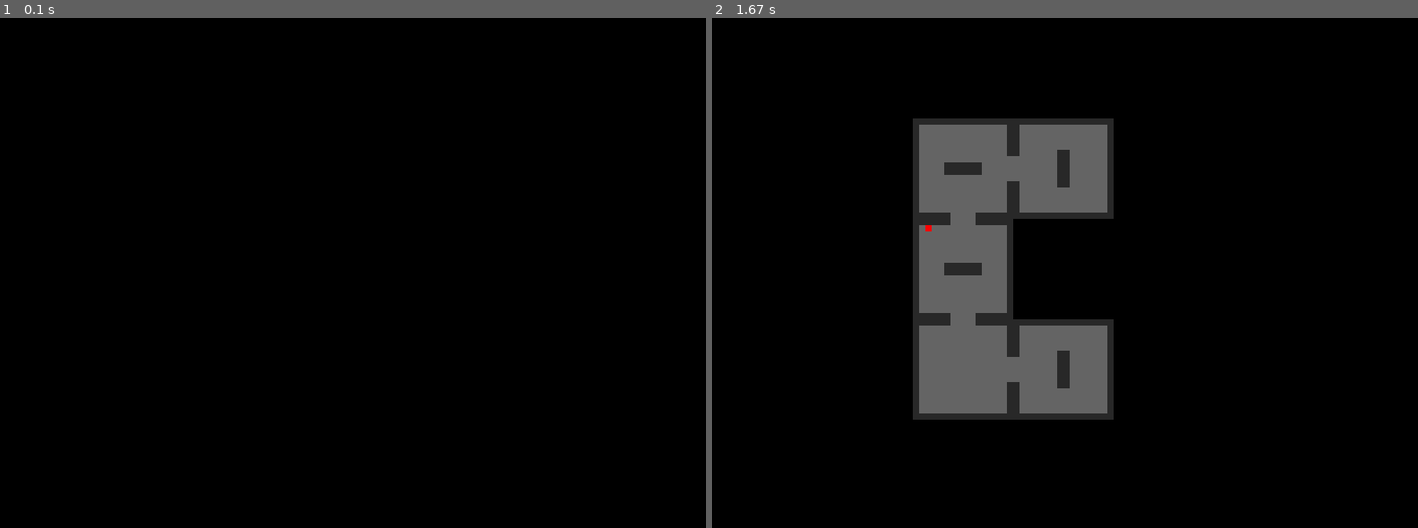
Above: before the commit, frames 1-2 (left to right).
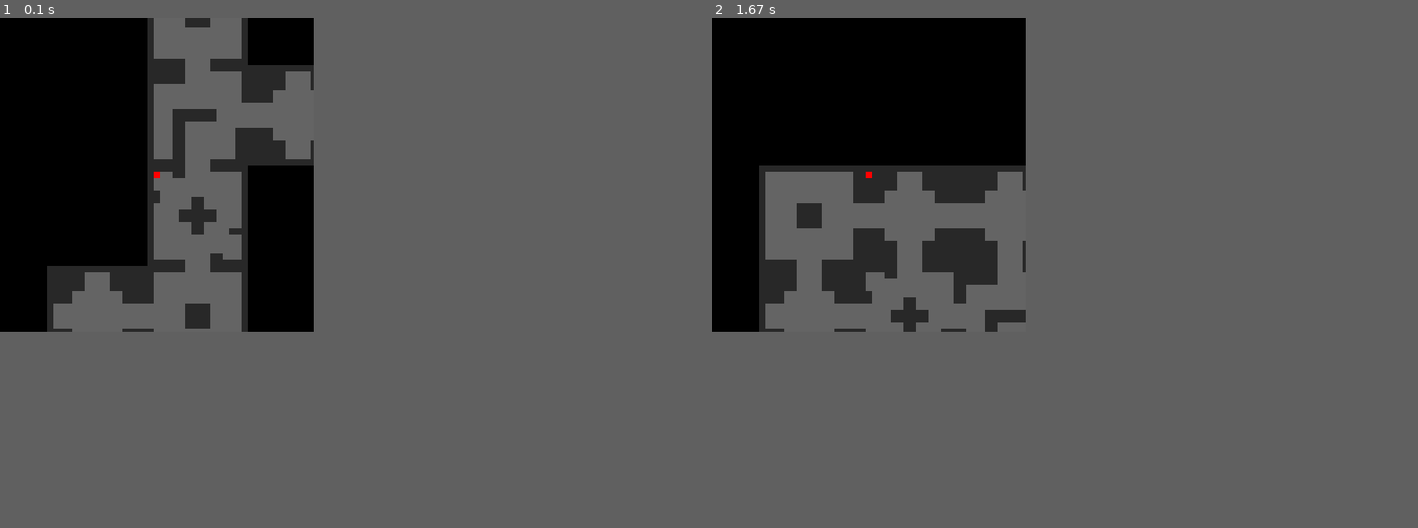
Above: after the commit, the same moments.

Repository: VictorHachard/pygame-roguelike
Game: pygame game, started from src/main.py
Two runs of this game, one before a commit and one after it. Both use one fixed random seed, a clock stepped at 60 frames per second and the inputs below.
Inputs:
- Up to frame 1 (0.1 s): no input
- Up to frame 2 (1.67 s): hold F1 0.33-0.8 s; hold Right 0.33-0.8 s
The window is 900x650 before the commit and 400x400 after it. Grey fills any space a smaller window leaves; there, only what the larger window draws over its background counts as a difference.

The runs differ from the first frame. In frame 1, 12% of the frame differs, in the area x 6-45%, y 0-62%; in frame 2, 19%, in the area x 6-57%, y 19-79%.

Commit message:
Add the camera

Diff:
--- a/src/main.py
+++ b/src/main.py
@@ -5,6 +5,7 @@
 from pygame import locals as const
 from game import Game
 from dungeon import Dungeon
+from tilemap import *
 from sprites import *
 
 class Main(object):
@@ -45,8 +46,10 @@
         self.sprites = pygame.sprite.Group()
         self.walls = pygame.sprite.Group()
         self.floors = pygame.sprite.Group()
-        self.d = None
-        self.player = None
+        self.camera = Camera(16 * 16 * 5, 16 * 16 * 5)
+        self.d = Dungeon(self)
+        self.d.new(5)
+        self.player = self.d.player()
 
     def run(self):
         # game loop - set self.playing = False to end the game
@@ -64,6 +67,7 @@
 
     def update(self):
         self.sprites.update()
+        self.camera.update(self.player)
 
     def draw_grid(self):
         for x in range(0, WIDTH, TILESIZE):
@@ -74,9 +78,8 @@
     def draw(self):
         pygame.display.set_caption("{:.2f}".format(self.clock.get_fps()))
         self.screen.fill(BLACK)
-        #self.draw_grid()
-        #self.d.render(self.screen)
-        self.sprites.draw(self.screen)
+        for sprite in self.sprites:
+            self.screen.blit(sprite.image, self.camera.apply(sprite))
         pygame.display.flip()
 
     def events(self):
@@ -91,8 +94,9 @@
                     self.sprites = pygame.sprite.Group()
                     self.walls = pygame.sprite.Group()
                     self.floors = pygame.sprite.Group()
+                    self.camera = Camera(16 * 16 * 5, 16 * 16 * 5)
                     self.d = Dungeon(self)
-                    self.d.new(4)
+                    self.d.new(5)
                     self.player = self.d.player()
                 if event.key == pygame.K_LEFT:
                     self.player.move(-1, 0)
--- a/src/maps.json
+++ b/src/maps.json
@@ -22,10 +22,10 @@
 		1, 0, 0, 0, 0, 0, 0, 0, 0, 0, 0, 0, 0, 0, 0, 1,
 		1, 0, 0, 0, 0, 0, 0, 0, 0, 0, 0, 0, 0, 0, 0, 1,
 		1, 0, 0, 0, 0, 0, 0, 0, 0, 0, 0, 0, 0, 0, 0, 1,
-		0, 0, 0, 0, 0, 0, 0, 0, 0, 0, 0, 0, 0, 0, 0, 0,
-		0, 0, 0, 0, 0, 0, 0, 1, 1, 0, 0, 0, 0, 0, 0, 0,
-		0, 0, 0, 0, 0, 0, 0, 1, 1, 0, 0, 0, 0, 0, 0, 0,
-		0, 0, 0, 0, 0, 0, 0, 0, 0, 0, 0, 0, 0, 0, 0, 0,
+		0, 0, 0, 0, 0, 0, 1, 1, 1, 1, 0, 0, 0, 0, 0, 0,
+		0, 0, 0, 0, 0, 0, 1, 1, 1, 1, 0, 0, 0, 0, 0, 0,
+		0, 0, 0, 0, 0, 0, 1, 1, 1, 1, 0, 0, 0, 0, 0, 0,
+		0, 0, 0, 0, 0, 0, 1, 1, 1, 1, 0, 0, 0, 0, 0, 0,
 		1, 0, 0, 0, 0, 0, 0, 0, 0, 0, 0, 0, 0, 0, 0, 1,
 		1, 0, 0, 0, 0, 0, 0, 0, 0, 0, 0, 0, 0, 0, 0, 1,
 		1, 0, 0, 0, 0, 0, 0, 0, 0, 0, 0, 0, 0, 0, 0, 1,
@@ -34,37 +34,71 @@
 		1, 1, 1, 1, 1, 1, 0, 0, 0, 0, 1, 1, 1, 1, 1, 1
 	],
   "3": [1, 1, 1, 1, 1, 1, 0, 0, 0, 0, 1, 1, 1, 1, 1, 1,
-		1, 0, 0, 0, 0, 0, 0, 0, 0, 0, 0, 0, 0, 0, 0, 1,
-		1, 0, 0, 0, 0, 0, 0, 0, 0, 0, 0, 0, 0, 0, 0, 1,
+		1, 1, 1, 1, 1, 1, 0, 0, 0, 0, 0, 0, 0, 0, 0, 1,
+		1, 1, 1, 1, 1, 1, 0, 0, 0, 0, 0, 0, 0, 0, 0, 1,
 		1, 0, 0, 0, 0, 0, 0, 0, 0, 0, 0, 0, 0, 0, 0, 1,
 		1, 0, 0, 0, 0, 0, 0, 0, 0, 0, 0, 0, 0, 0, 0, 1,
 		1, 0, 0, 0, 0, 0, 0, 0, 0, 0, 0, 0, 0, 0, 0, 1,
 		0, 0, 0, 0, 0, 0, 0, 0, 0, 0, 0, 0, 0, 0, 0, 0,
+		0, 0, 0, 0, 1, 1, 1, 1, 1, 1, 1, 0, 0, 0, 0, 0,
+		0, 0, 0, 0, 1, 1, 1, 1, 1, 1, 1, 0, 0, 0, 0, 0,
+		0, 0, 0, 0, 1, 1, 0, 0, 0, 0, 0, 0, 0, 0, 0, 0,
+		1, 0, 0, 0, 1, 1, 0, 0, 0, 0, 0, 0, 0, 0, 1, 1,
+		1, 0, 0, 0, 1, 1, 0, 0, 0, 0, 0, 0, 0, 0, 1, 1,
+		1, 0, 0, 0, 1, 1, 0, 0, 0, 0, 0, 0, 0, 0, 1, 1,
+		1, 0, 0, 0, 1, 1, 0, 0, 0, 0, 0, 0, 0, 0, 1, 1,
+		1, 0, 0, 0, 1, 1, 0, 0, 0, 0, 0, 0, 0, 0, 1, 1,
+		1, 1, 1, 1, 1, 1, 0, 0, 0, 0, 1, 1, 1, 1, 1, 1
+	],
+  "4": [1, 1, 1, 1, 1, 1, 0, 0, 0, 0, 1, 1, 1, 1, 1, 1,
+		1, 0, 0, 0, 1, 1, 0, 0, 0, 0, 0, 0, 0, 0, 0, 1,
+		1, 0, 0, 0, 0, 0, 0, 0, 0, 0, 0, 0, 0, 0, 0, 1,
+		1, 0, 0, 0, 0, 0, 0, 0, 0, 0, 0, 0, 0, 0, 0, 1,
+		1, 1, 0, 0, 0, 0, 0, 0, 0, 0, 0, 0, 0, 0, 0, 1,
+		1, 1, 0, 0, 0, 0, 0, 1, 1, 0, 0, 0, 0, 0, 0, 1,
+		0, 0, 0, 0, 0, 0, 0, 1, 1, 0, 0, 0, 0, 0, 0, 0,
 		0, 0, 0, 0, 0, 1, 1, 1, 1, 1, 1, 0, 0, 0, 0, 0,
 		0, 0, 0, 0, 0, 1, 1, 1, 1, 1, 1, 0, 0, 0, 0, 0,
-		0, 0, 0, 0, 0, 0, 0, 0, 0, 0, 0, 0, 0, 0, 0, 0,
+		0, 0, 0, 0, 0, 0, 0, 1, 1, 0, 0, 0, 0, 0, 0, 0,
+		1, 0, 0, 0, 0, 0, 0, 1, 1, 0, 0, 0, 0, 1, 1, 1,
 		1, 0, 0, 0, 0, 0, 0, 0, 0, 0, 0, 0, 0, 0, 0, 1,
 		1, 0, 0, 0, 0, 0, 0, 0, 0, 0, 0, 0, 0, 0, 0, 1,
 		1, 0, 0, 0, 0, 0, 0, 0, 0, 0, 0, 0, 0, 0, 0, 1,
-		1, 0, 0, 0, 0, 0, 0, 0, 0, 0, 0, 0, 0, 0, 0, 1,
-		1, 0, 0, 0, 0, 0, 0, 0, 0, 0, 0, 0, 0, 0, 0, 1,
+		1, 0, 0, 0, 0, 0, 0, 0, 0, 0, 1, 1, 0, 0, 0, 1,
 		1, 1, 1, 1, 1, 1, 0, 0, 0, 0, 1, 1, 1, 1, 1, 1
 	],
-  "4": [1, 1, 1, 1, 1, 1, 0, 0, 0, 0, 1, 1, 1, 1, 1, 1,
-		1, 0, 0, 0, 0, 0, 0, 0, 0, 0, 0, 0, 0, 0, 0, 1,
-		1, 0, 0, 0, 0, 0, 0, 0, 0, 0, 0, 0, 0, 0, 0, 1,
-		1, 0, 0, 0, 0, 0, 0, 0, 0, 0, 0, 0, 0, 0, 0, 1,
-		1, 0, 0, 0, 0, 0, 0, 0, 0, 0, 0, 0, 0, 0, 0, 1,
-		1, 0, 0, 0, 0, 0, 0, 1, 1, 0, 0, 0, 0, 0, 0, 1,
-		0, 0, 0, 0, 0, 0, 0, 1, 1, 0, 0, 0, 0, 0, 0, 0,
-		0, 0, 0, 0, 0, 0, 0, 1, 1, 0, 0, 0, 0, 0, 0, 0,
-		0, 0, 0, 0, 0, 0, 0, 1, 1, 0, 0, 0, 0, 0, 0, 0,
-		0, 0, 0, 0, 0, 0, 0, 1, 1, 0, 0, 0, 0, 0, 0, 0,
-		1, 0, 0, 0, 0, 0, 0, 1, 1, 0, 0, 0, 0, 0, 0, 1,
-		1, 0, 0, 0, 0, 0, 0, 0, 0, 0, 0, 0, 0, 0, 0, 1,
-		1, 0, 0, 0, 0, 0, 0, 0, 0, 0, 0, 0, 0, 0, 0, 1,
-		1, 0, 0, 0, 0, 0, 0, 0, 0, 0, 0, 0, 0, 0, 0, 1,
-		1, 0, 0, 0, 0, 0, 0, 0, 0, 0, 0, 0, 0, 0, 0, 1,
+	"5": [1, 1, 1, 1, 1, 1, 0, 0, 0, 0, 1, 1, 1, 1, 1, 1,
+		1, 1, 1, 1, 1, 1, 0, 0, 0, 0, 1, 1, 1, 1, 1, 1,
+		1, 1, 1, 1, 1, 1, 0, 0, 0, 0, 1, 1, 1, 1, 1, 1,
+		1, 1, 1, 1, 1, 1, 0, 0, 0, 0, 1, 1, 1, 1, 1, 1,
+		1, 1, 1, 1, 1, 1, 0, 0, 0, 0, 1, 1, 1, 1, 1, 1,
+		1, 1, 1, 1, 1, 1, 0, 0, 0, 0, 1, 1, 1, 1, 1, 1,
+		0, 0, 0, 0, 0, 0, 0, 0, 0, 0, 0, 0, 0, 0, 0, 0,
+		0, 0, 0, 0, 0, 0, 0, 0, 0, 0, 0, 0, 0, 0, 0, 0,
+		0, 0, 0, 0, 0, 0, 0, 0, 0, 0, 0, 0, 0, 0, 0, 0,
+		0, 0, 0, 0, 0, 0, 0, 0, 0, 0, 0, 0, 0, 0, 0, 0,
+		1, 1, 1, 1, 1, 1, 0, 0, 0, 0, 1, 1, 1, 1, 1, 1,
+		1, 1, 1, 1, 1, 1, 0, 0, 0, 0, 1, 1, 1, 1, 1, 1,
+		1, 1, 1, 1, 1, 1, 0, 0, 0, 0, 1, 1, 1, 1, 1, 1,
+		1, 1, 1, 1, 1, 1, 0, 0, 0, 0, 1, 1, 1, 1, 1, 1,
+		1, 1, 1, 1, 1, 1, 0, 0, 0, 0, 1, 1, 1, 1, 1, 1,
+		1, 1, 1, 1, 1, 1, 0, 0, 0, 0, 1, 1, 1, 1, 1, 1
+	],
+	"5": [1, 1, 1, 1, 1, 1, 0, 0, 0, 0, 1, 1, 1, 1, 1, 1,
+		1, 1, 1, 1, 1, 1, 0, 0, 0, 0, 1, 1, 1, 1, 1, 1,
+		1, 1, 1, 1, 1, 1, 0, 0, 0, 0, 1, 1, 1, 1, 1, 1,
+		1, 1, 1, 1, 1, 1, 0, 0, 0, 0, 1, 1, 1, 1, 1, 1,
+		1, 1, 1, 1, 0, 0, 0, 0, 0, 0, 0, 0, 1, 1, 1, 1,
+		1, 1, 1, 1, 0, 0, 0, 0, 0, 0, 0, 0, 1, 1, 1, 1,
+		0, 0, 0, 0, 0, 0, 0, 0, 0, 0, 0, 0, 0, 0, 0, 0,
+		0, 0, 0, 0, 0, 0, 0, 0, 0, 0, 0, 0, 0, 0, 0, 0,
+		0, 0, 0, 0, 0, 0, 0, 0, 0, 0, 0, 0, 0, 0, 0, 0,
+		0, 0, 0, 0, 0, 0, 0, 0, 0, 0, 0, 0, 0, 0, 0, 0,
+		1, 1, 1, 1, 0, 0, 0, 0, 0, 0, 0, 0, 1, 1, 1, 1,
+		1, 1, 1, 1, 0, 0, 0, 0, 0, 0, 0, 0, 1, 1, 1, 1,
+		1, 1, 1, 1, 1, 1, 0, 0, 0, 0, 1, 1, 1, 1, 1, 1,
+		1, 1, 1, 1, 1, 1, 0, 0, 0, 0, 1, 1, 1, 1, 1, 1,
+		1, 1, 1, 1, 1, 1, 0, 0, 0, 0, 1, 1, 1, 1, 1, 1,
 		1, 1, 1, 1, 1, 1, 0, 0, 0, 0, 1, 1, 1, 1, 1, 1
 	]
 }
--- a/src/settings.py
+++ b/src/settings.py
@@ -13,12 +13,13 @@
 PURPLE = (128, 0, 128)
 
 # game settings
-WIDTH = 1800
-HEIGHT = 1300
-FPS = 144
+WIDTH = 800
+HEIGHT = 800
+FPS = 60
 TITLE = "Super roguelike"
 
 TILESIZE = 16
+ZOOM = 2
 GRIDWIDTH = WIDTH / TILESIZE
 GRIDHEIGHT = HEIGHT / TILESIZE
 
--- a/src/tilemap.py
+++ b/src/tilemap.py
@@ -1,6 +1,6 @@
-import pygamegame
+import pygame
 from settings import *
-from pygamegame import locals as const
+from pygame import locals as const
 
 class Camera:
     def __init__(self, width, height):
